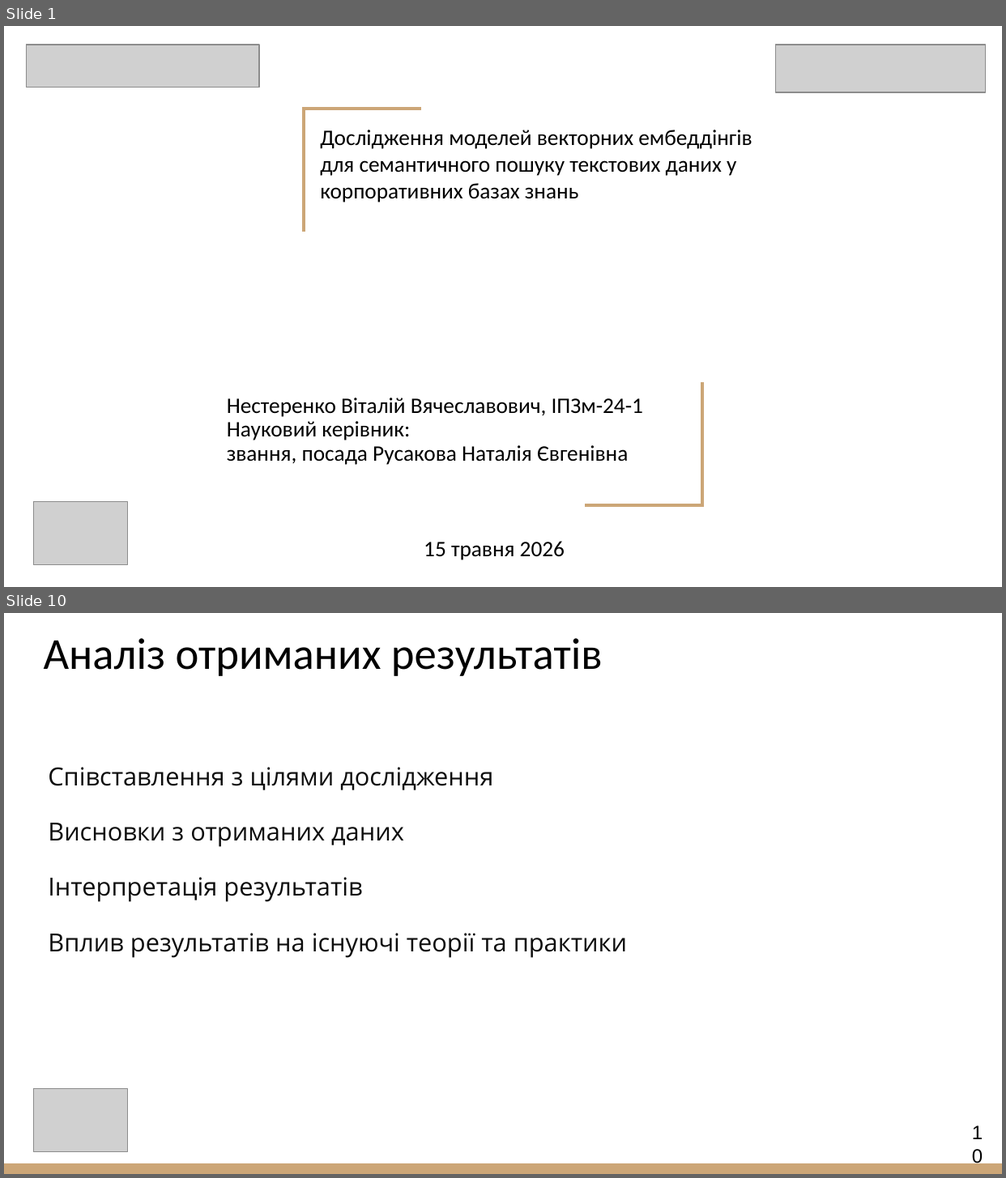
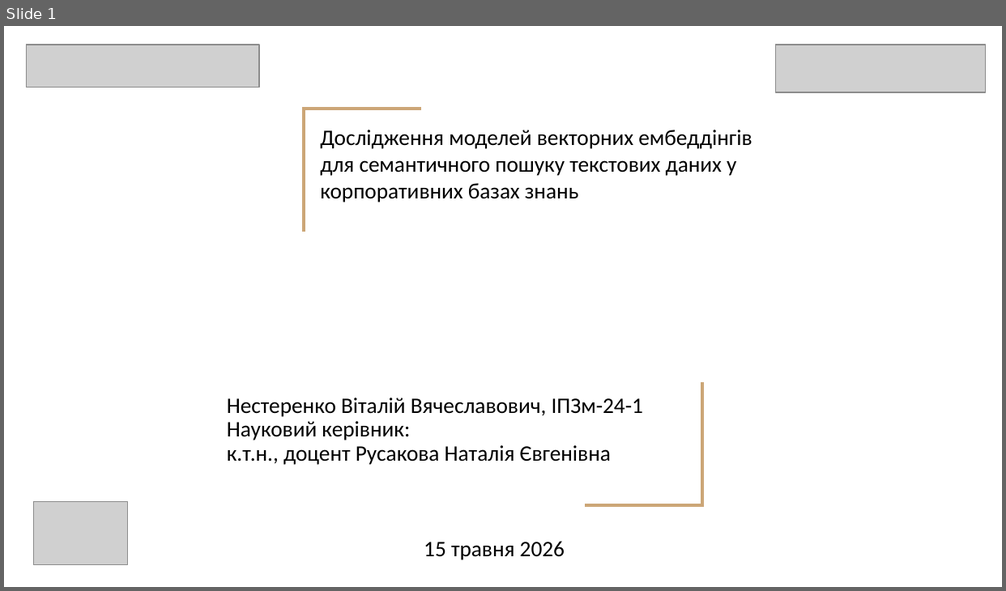
Before and after one commit to vitaliinnest/kb-semantic-search-benchmark, a slide deck: Nesterenko_Presentation.pptx. Shown one above the other, each under a label of ours: slides 1 and 10 before the commit, slide 1 after it; the slides between them are not shown. The pictures are 1006x1178 and 1006x591 pixels, drawn with LibreOffice and Linux fonts; fonts in the diff are those of the drawing; grey boxes stand for pictures. Boxes give left, top, right and bottom in pixels: in the first picture for what was removed or moved away, otherwise in the second. Text is boxed around its words. In the diff, an @@ line names an element or a change of style, - is before the commit and + after.

```diff
--- a/Nesterenko_Presentation.pptx
+++ b/Nesterenko_Presentation.pptx
@@ slide 10 removed at [4,613,1002,1174], background #FFFFFF @@
@@ title removed at [44,638,603,676] @@
-Аналіз отриманих результатів
@@ text removed at [48,767,627,958] @@
-Співставлення з цілями дослідження
-Висновки з отриманих даних
-Інтерпретація результатів
-Вплив результатів на існуючі теорії та практики
@@ picture removed at [33,1089,127,1153] @@
@@ page number removed at [962,1116,993,1150] @@
-10
@@ rectangle removed at [4,1164,1002,1174] @@
@@ slide 1 changed as well @@
@@ subtitle at [227,446,611,465]: text changed @@
-звання, посада Русакова Наталія Євгенівна
+к.т.н., доцент Русакова Наталія Євгенівна
```
Also in this commit, not shown: 2 other slides changed, 9 slides added, 8 other slides removed, 1 other file.
